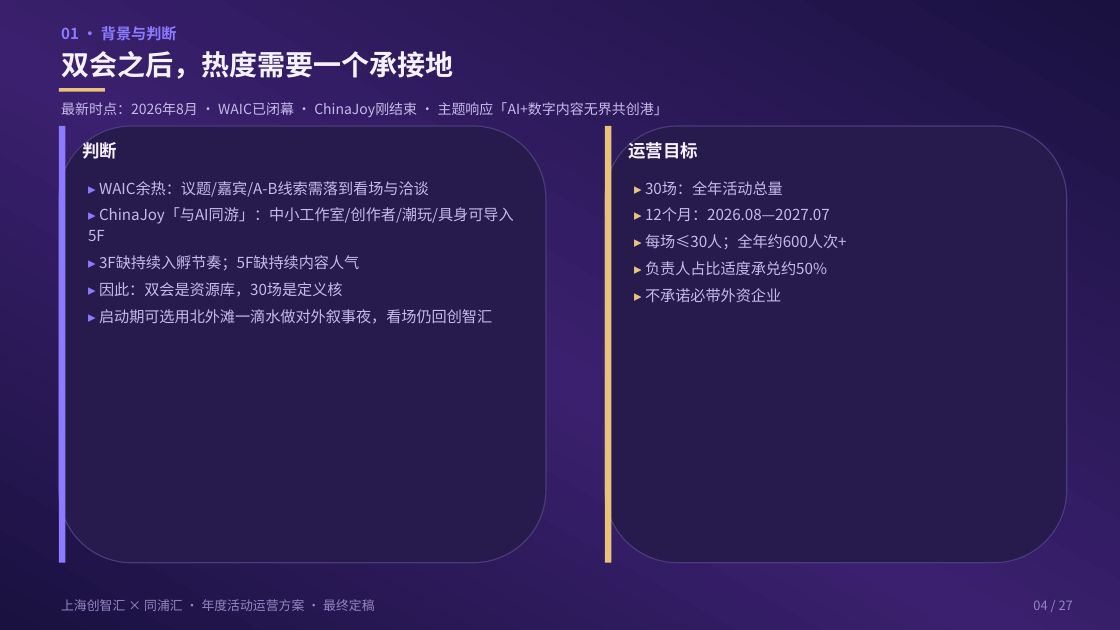
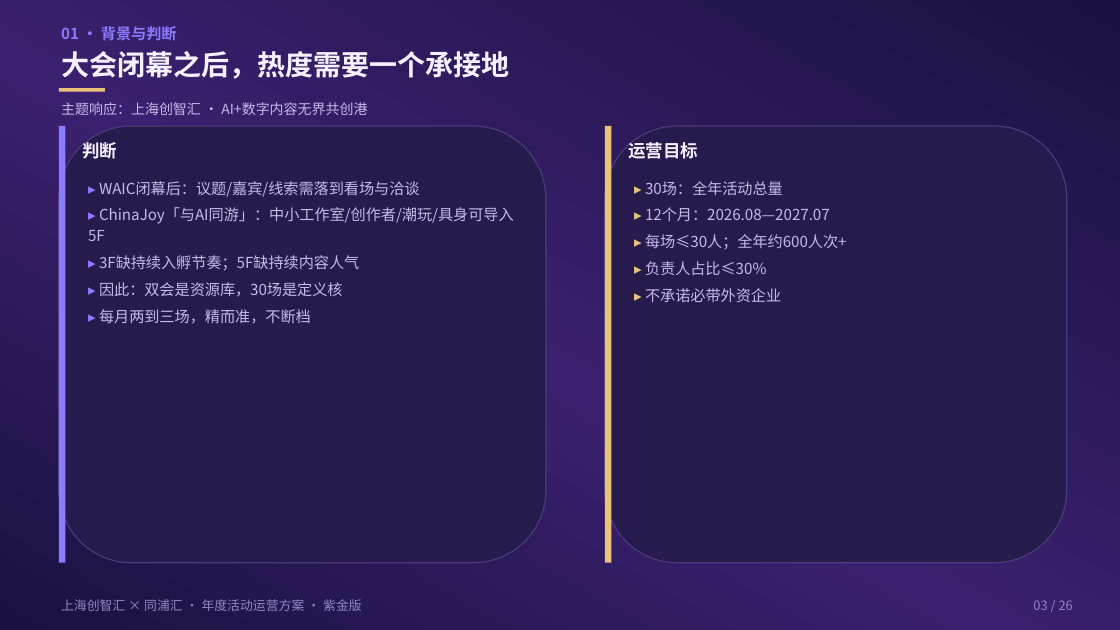
Before and after one commit to hujigang2010-maker/AIDEN, a slide deck: slide 3 of proposal/chuangzhihui-30-events-waic-cj-fuse.pptx (slide 4 before the commit). Drawn at 1120x630 pixels with LibreOffice and Linux fonts; fonts in the diff are those of the drawing. Boxes give left, top, right and bottom in pixels: in the first picture for what was removed or moved away, otherwise in the second. Text is boxed around its words. In the diff, an @@ line names an element or a change of style, - is before the commit and + after.

```diff
--- a/proposal/chuangzhihui-30-events-waic-cj-fuse.pptx
+++ b/proposal/chuangzhihui-30-events-waic-cj-fuse.pptx
@@ text at [61, 51, 509, 79]: text changed @@
-双会之后，热度需要一个承接地
+大会闭幕之后，热度需要一个承接地
@@ text at [61, 102, 367, 115]: text changed @@
-最新时点：2026年8月 · WAIC已闭幕 · ChinaJoy刚结束 · 主题响应「AI+数字内容无界共创港」
+主题响应：上海创智汇 · AI+数字内容无界共创港
@@ text at [99, 181, 420, 197]: text changed @@
-▸ WAIC余热：议题/嘉宾/A-B线索需落到看场与洽谈
+▸ WAIC闭幕后：议题/嘉宾/线索需落到看场与洽谈
@@ text at [645, 261, 827, 275]: text changed @@
-▸ 负责人占比适度承兑约50%
+▸ 负责人占比≤30%
@@ text at [99, 309, 311, 324]: text changed @@
-▸ 启动期可选用北外滩一滴水做对外叙事夜，看场仍回创智汇
+▸ 每月两到三场，精而准，不断档
@@ text at [61, 599, 362, 611]: text changed @@
-上海创智汇 × 同浦汇 · 年度活动运营方案 · 最终定稿
+上海创智汇 × 同浦汇 · 年度活动运营方案 · 紫金版
@@ text at [1033, 600, 1073, 610]: text changed @@
-04 / 27
+03 / 26
```
Also in this commit, not shown: 25 other slides changed, 1 slide removed, 45 other files.
